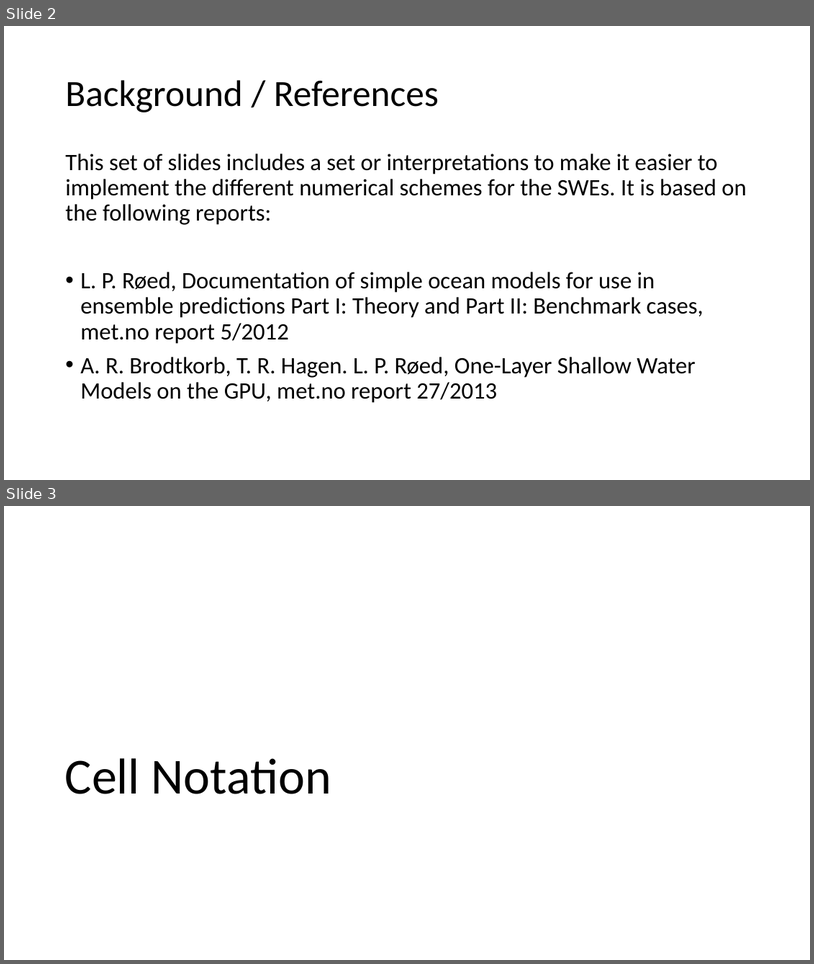
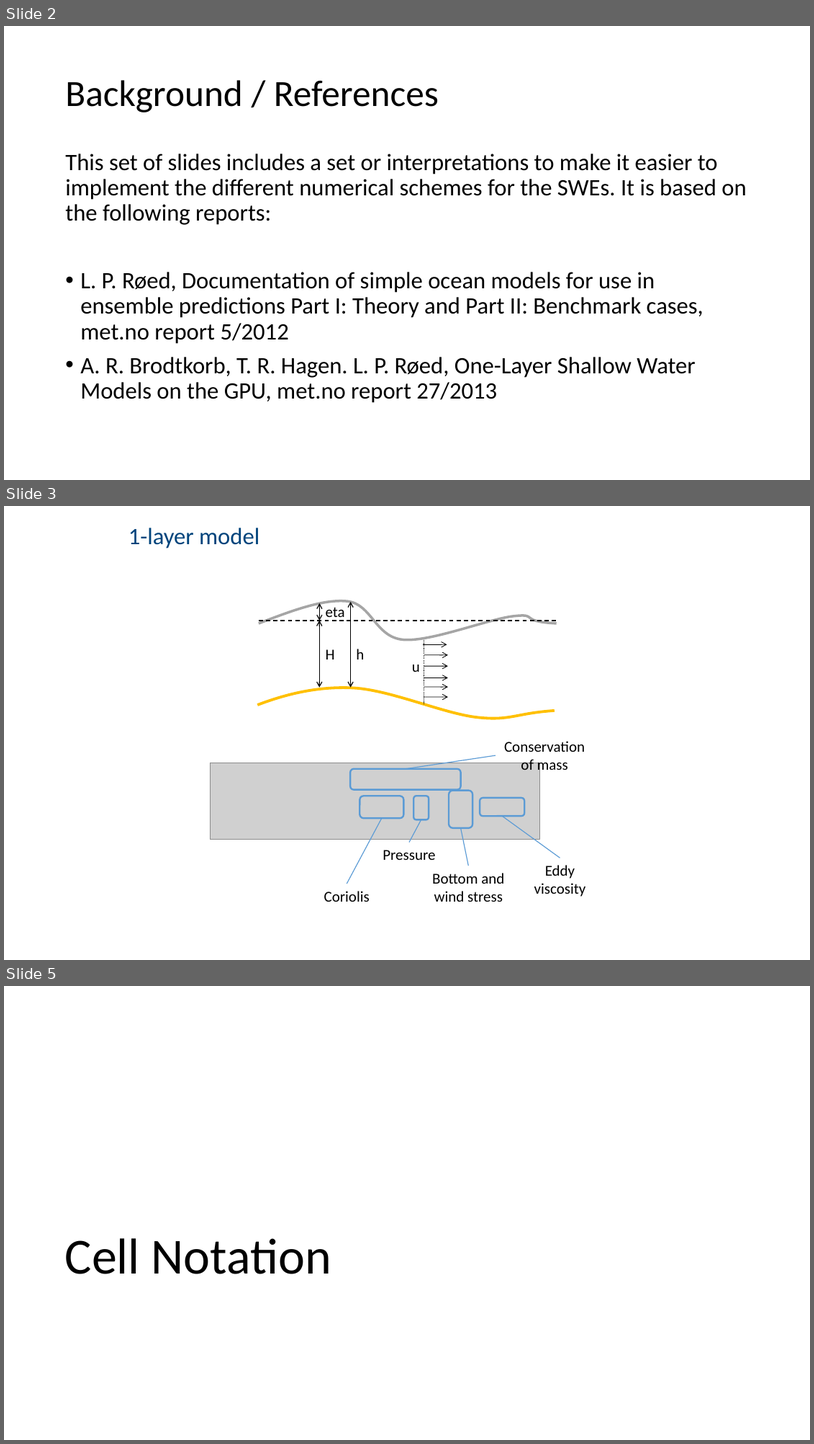
Before and after one commit to metno/gpu-ocean, a slide deck: doc/reference_python/fbl_ctcs_stencils.pptx. Shown one above the other, each under a label of ours: slides 2 and 3 before the commit, slides 2, 3 and 5 after it; the slides between them are not shown. The pictures are 814x964 and 814x1444 pixels, drawn with LibreOffice and Linux fonts; fonts in the diff are those of the drawing; grey boxes stand for pictures. Boxes give left, top, right and bottom in pixels: in the first picture for what was removed or moved away, otherwise in the second. Text is boxed around its words. In the diff, an @@ line names an element or a change of style, - is before the commit and + after.

Commit message:
Misc updates, and fixes to two-layer system

```diff
--- a/doc/reference_python/fbl_ctcs_stencils.pptx
+++ b/doc/reference_python/fbl_ctcs_stencils.pptx
@@ slide 3 added at box(4, 506, 810, 960), background #FFFFFF @@
@@ text added at box(129, 528, 260, 548), 28 pt, text #00447C @@
+1-layer model
@@ group added at box(257, 601, 557, 718): 6 arrows, 4 texts, 3 double arrows, 2 freeform shapes, 2 lines @@
+eta
+H
+h
+u
@@ group added at box(211, 741, 586, 901): 5 rounded rectangles, 5 texts, 5 lines, 1 picture @@
+Coriolis
+Bottom and wind stress
+Eddy viscosity
+Pressure
+Conservation of mass
@@ what was slide 3 is now slide 5 @@
```
Also in this commit, not shown: 1 other slide added, 16 other files.
